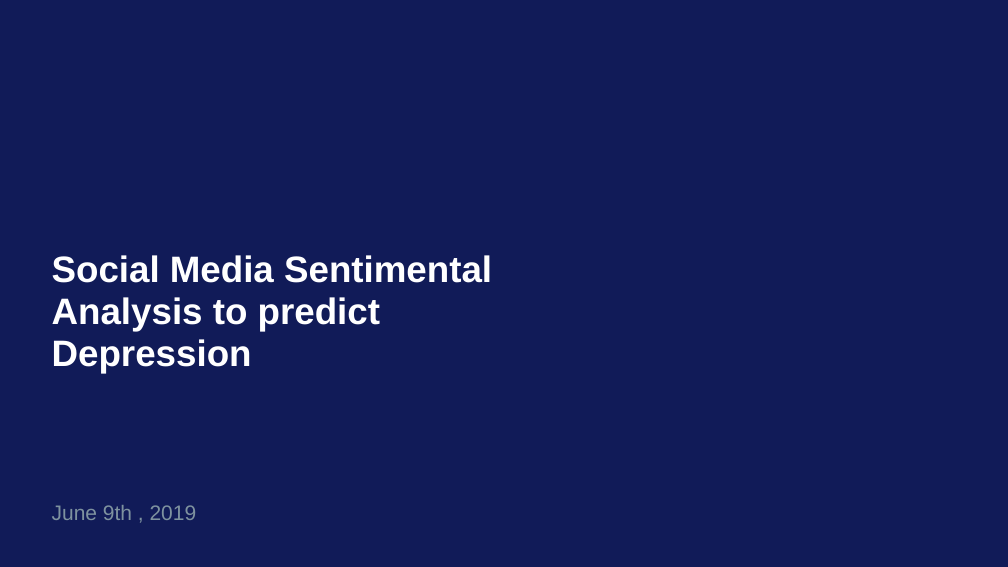
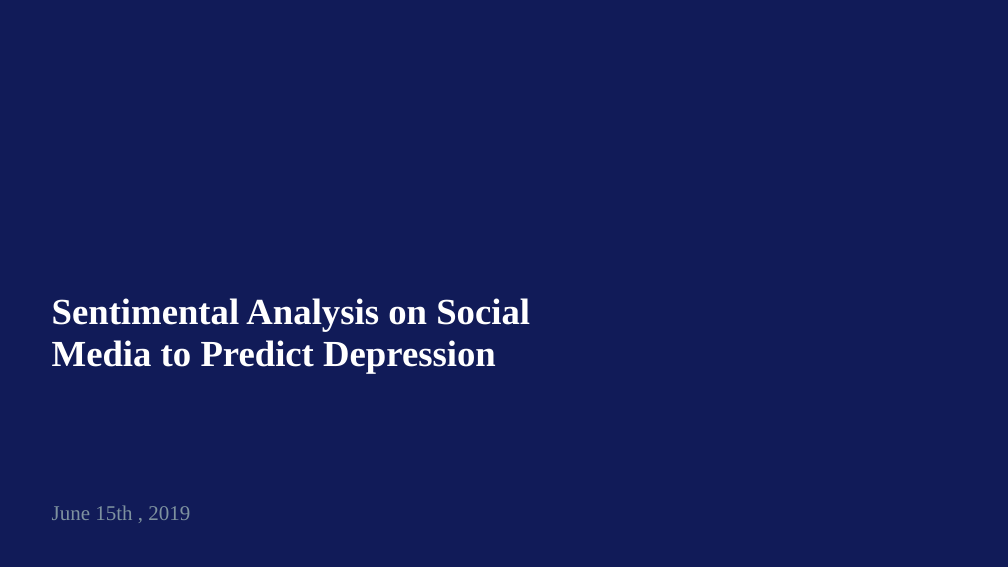
Before and after one commit to ela4490/Data-Science, a slide deck: slide 1 of DepressionTracker.pptx. Drawn at 1008x567 pixels with LibreOffice and Linux fonts; fonts in the diff are those of the drawing; background and template pictures are left out. Boxes give left, top, right and bottom in pixels: in the first picture for what was removed or moved away, otherwise in the second. Text is boxed around its words. In the diff, an @@ line names an element or a change of style, - is before the commit and + after.

```diff
--- a/DepressionTracker.pptx
+++ b/DepressionTracker.pptx
@@ title at <box>52,298,530,374</box>: text changed; font Arial to Times New Roman @@
-Social Media Sentimental Analysis to predict Depression
+Sentimental Analysis on Social Media to Predict Depression
@@ text at <box>52,505,190,520</box>: text changed; font Arial to Times New Roman @@
-June 9th , 2019
+June 15th , 2019
```
Also in this commit, not shown: 5 other slides changed, 5 slides added, 4 slides removed.
